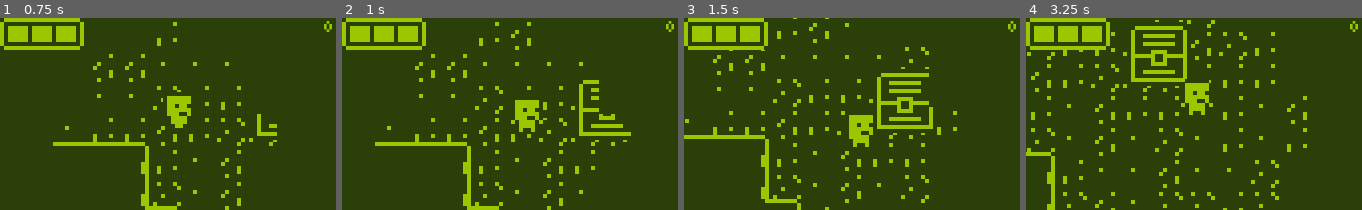
Above: before the commit, frames 1-4 (left to right).
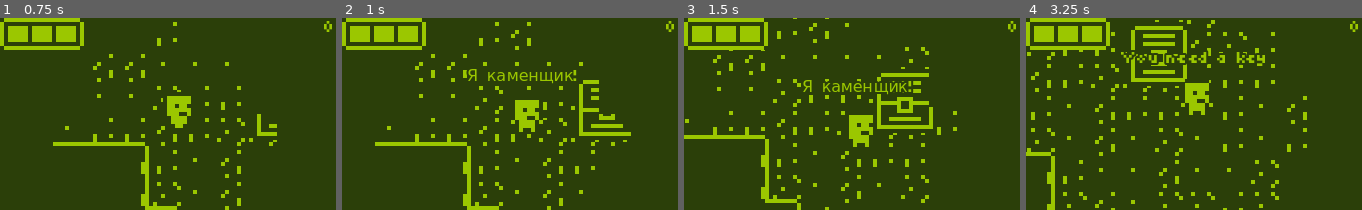
Above: after the commit, the same moments.

Repository: TheAihopGG/nokia-3310-jam-7
Game: Godot game, scene res://Scenes/game.tscn
The game is run twice, just before and just after one commit, with the same random seed, the same clock (stepped at 60 frames per second) and the same inputs.
Inputs (mouse positions are in pixels of both pictures, inside the frame that each line leads up to):
- Up to frame 1 (0.75 s): tap Enter at 0.5 s; move the mouse to (241, 104) at 0.52 s; hold Right (ui_right) from 0.53 s (still down); hold F (interact) from 0.53 s (still down)
- Up to frame 2 (1 s): keep holding Right (ui_right); keep holding F (interact)
- Up to frame 3 (1.5 s): move the mouse to (784, 123) at 1.27 s; release Right (ui_right) at 1.28 s; release F (interact) at 1.28 s; hold Down (ui_down) from 1.28 s (still down); click (784, 123) at 1.35 s
- Up to frame 4 (3.25 s): tap F (interact) at 1.55, 2.85 s; move the mouse to (1227, 71) at 2.02 s; release Down (ui_down) at 2.03 s; hold Right (ui_right) 2.03-2.78 s; hold F (interact) 2.03-2.78 s; move the mouse to (1177, 152) at 2.77 s; hold Up (ui_up) from 2.78 s (still down)

Frame 1 is identical in both runs. In frame 2, 0.8% of the frame differs, in the area x 36-70%, y 26-35%; in frame 3, 1.0%; in frame 4, 1.2%, in the area x 28-72%, y 16-25%.

Commit message:
feat: dialogs!

Diff:
--- /dev/null
+++ b/Scenes/Characters/Dialog/dialog.gd
@@ -0,0 +1,23 @@
+class_name Dialog extends Label
+
+@export var text_speech_speed : float = 0.1
+
+@onready var timer : Timer = get_node("Timer")
+@onready var parent : Character = get_parent()
+
+var texts : Array[String]
+
+func _say(texts_to_say : Array[String]) -> void:
+	visible = true
+	texts = texts_to_say
+
+	timer.start(0)
+
+func _on_timer_timeout() -> void:
+	if texts:
+		text = texts[0]
+		timer.start(len(texts[0]) * text_speech_speed)
+		texts.remove_at(0)
+
+	else:
+		visible = false
--- /dev/null
+++ b/Scenes/Characters/Dialog/dialog.tscn
@@ -0,0 +1,24 @@
+[gd_scene load_steps=4 format=3 uid="uid://d0odghx6qv0gp"]
+
+[ext_resource type="FontFile" uid="uid://unpc42xsvs48" path="res://Assets/Fonts/tiny/tiny.ttf" id="1_3aydv"]
+[ext_resource type="Script" path="res://Scenes/Characters/Dialog/dialog.gd" id="2_lecui"]
+
+[sub_resource type="LabelSettings" id="LabelSettings_4jg3i"]
+font = ExtResource("1_3aydv")
+font_size = 4
+font_color = Color(0.607843, 0.780392, 0, 1)
+outline_size = 2
+outline_color = Color(0.168627, 0.247059, 0.0352941, 1)
+
+[node name="Dialog" type="Label"]
+visible = false
+offset_left = -22.0
+offset_top = -12.0
+offset_right = 21.0
+label_settings = SubResource("LabelSettings_4jg3i")
+horizontal_alignment = 1
+script = ExtResource("2_lecui")
+
+[node name="Timer" type="Timer" parent="."]
+
+[connection signal="timeout" from="Timer" to="." method="_on_timer_timeout"]
--- a/Scenes/Characters/Player/player.gd
+++ b/Scenes/Characters/Player/player.gd
@@ -4,6 +4,7 @@
 
 @onready var hitbox : Area2D = get_node("RotateWeapon/Hitbox")
 @onready var rotate_weapon : Node2D = get_node("RotateWeapon")
+@onready var dialog : Dialog = get_node("Dialog")
 
 var inventory : Dictionary = {
 	'diamonds': 0,
@@ -19,6 +20,11 @@
 	GlobalVars.player = self
 	current_tile_position = tile_map.layer_fog.local_to_map(global_position)
 	clear_fow()
+	dialog._say([
+		"Я каменщик!",
+		"Работаю три дня!!",
+		"БЕЗ ЗАРПЛАТЫ ААААА!!!"
+	])
 
 func get_input():
 	move_direction = Input.get_vector("ui_left", "ui_right", "ui_up", "ui_down")
@@ -35,6 +41,9 @@
 			if inventory['keys'] > 0:
 				inventory['keys'] -= 1
 				nearest_chest.open()
+
+			else:
+				dialog._say(["You need a key"])
 
 	current_tile_position = tile_map.local_to_map(global_position)
 	if current_tile_position != previous_tile_position:
--- a/Scenes/Characters/Player/player.tscn
+++ b/Scenes/Characters/Player/player.tscn
@@ -6,6 +6,7 @@
 [ext_resource type="Texture2D" uid="uid://c84du0bp7ghvv" path="res://Assets/Sprites/player_attack.png" id="3_dqvlk"]
 [ext_resource type="Script" path="res://Scenes/Characters/hitbox.gd" id="4_8g25m"]
 [ext_resource type="Texture2D" uid="uid://ch27c2afpl1c7" path="res://Assets/Sprites/player_idle.png" id="4_nxt3c"]
+[ext_resource type="PackedScene" uid="uid://d0odghx6qv0gp" path="res://Scenes/Characters/Dialog/dialog.tscn" id="4_x2o4e"]
 [ext_resource type="Texture2D" uid="uid://da2amfe33k0rl" path="res://Assets/Sprites/player_walk.png" id="5_ecvio"]
 
 [sub_resource type="CapsuleShape2D" id="CapsuleShape2D_54mox"]
@@ -241,9 +242,6 @@
 "walk": SubResource("Animation_30rcw")
 }
 
-[sub_resource type="LabelSettings" id="LabelSettings_smkk5"]
-font_size = 8
-
 [node name="Player" instance=ExtResource("1_lh6t2")]
 script = ExtResource("2_lvdns")
 acceleration = 10
@@ -257,15 +255,17 @@
 shape = SubResource("CapsuleShape2D_54mox")
 debug_color = Color(0.947358, 3.56168e-06, 0.583463, 0.42)
 
-[node name="AnimatedSprite2D" parent="." index="3"]
+[node name="Dialog" parent="." index="3" instance=ExtResource("4_x2o4e")]
+
+[node name="AnimatedSprite2D" parent="." index="4"]
 sprite_frames = SubResource("SpriteFrames_eep3v")
 animation = &"attack"
 
-[node name="Camera2D" type="Camera2D" parent="." index="4"]
+[node name="Camera2D" type="Camera2D" parent="." index="5"]
 position_smoothing_enabled = true
 rotation_smoothing_enabled = true
 
-[node name="RotateWeapon" type="Node2D" parent="." index="5"]
+[node name="RotateWeapon" type="Node2D" parent="." index="6"]
 
 [node name="Hitbox" type="Area2D" parent="RotateWeapon" index="0"]
 position = Vector2(7, 0)
@@ -275,31 +275,23 @@
 shape = SubResource("CircleShape2D_7ancj")
 metadata/_edit_lock_ = true
 
-[node name="InteractionArea" type="Area2D" parent="." index="6"]
+[node name="InteractionArea" type="Area2D" parent="." index="7"]
 
 [node name="CollisionShape2D" type="CollisionShape2D" parent="InteractionArea" index="0"]
 shape = SubResource("CircleShape2D_rbr0f")
 debug_color = Color(0.40239, 0.467644, 1, 0.42)
 
-[node name="PickUpArea" type="Area2D" parent="." index="7"]
+[node name="PickUpArea" type="Area2D" parent="." index="8"]
 collision_layer = 0
 collision_mask = 2
 
 [node name="CollisionShape2D" type="CollisionShape2D" parent="PickUpArea" index="0"]
 shape = SubResource("CircleShape2D_w5l8l")
 
-[node name="AnimationPlayer" parent="." index="8"]
+[node name="AnimationPlayer" parent="." index="9"]
 libraries = {
 "": SubResource("AnimationLibrary_i4yln")
 }
-
-[node name="Label" type="Label" parent="." index="9"]
-offset_left = -20.0
-offset_top = -19.0
-offset_right = 20.0
-offset_bottom = -7.0
-label_settings = SubResource("LabelSettings_smkk5")
-horizontal_alignment = 1
 
 [connection signal="hp_changed" from="HealthComponent" to="." method="_on_health_component_hp_changed"]
 [connection signal="body_entered" from="InteractionArea" to="." method="_on_interaction_area_body_entered"]
